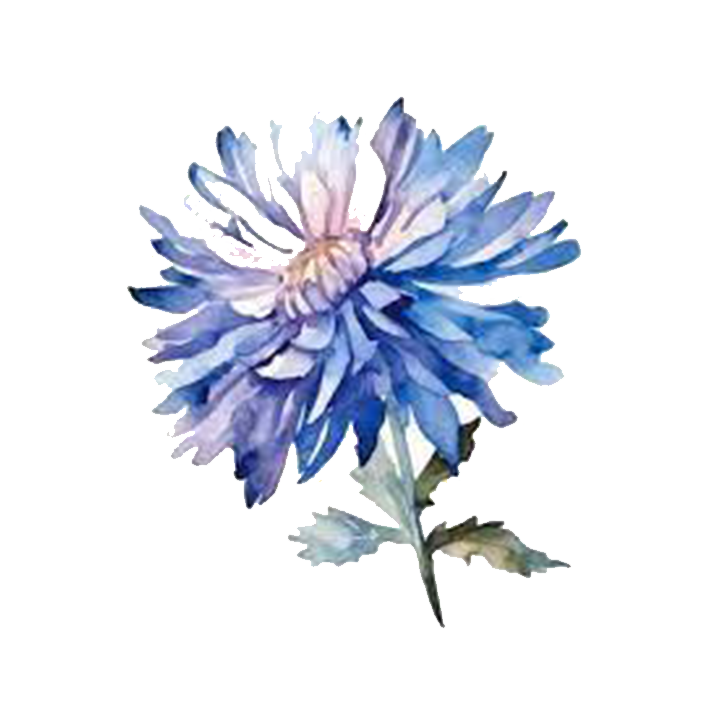
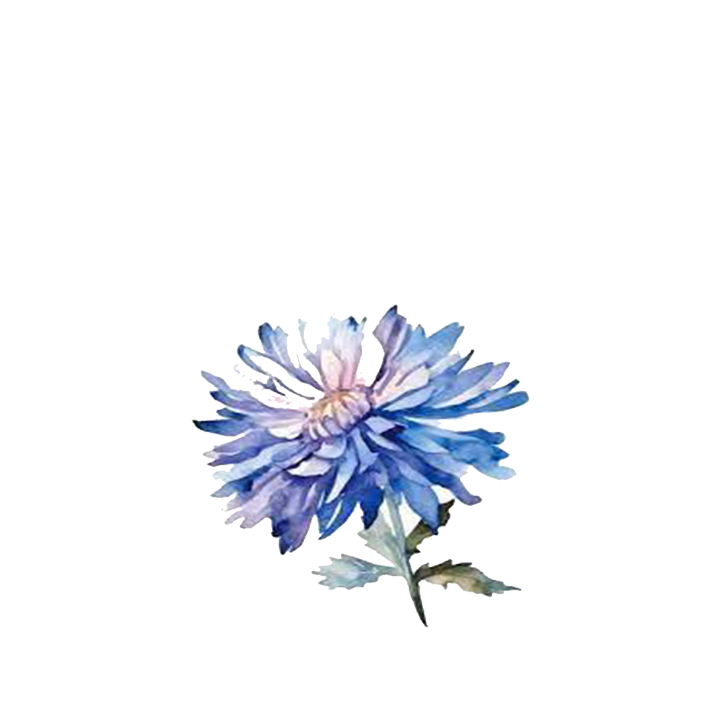
Two versions of the same layered image (720x720). Layer-by-layer changes:
painted on "home_tile_flower_" over <box>126,96,582,629</box>
